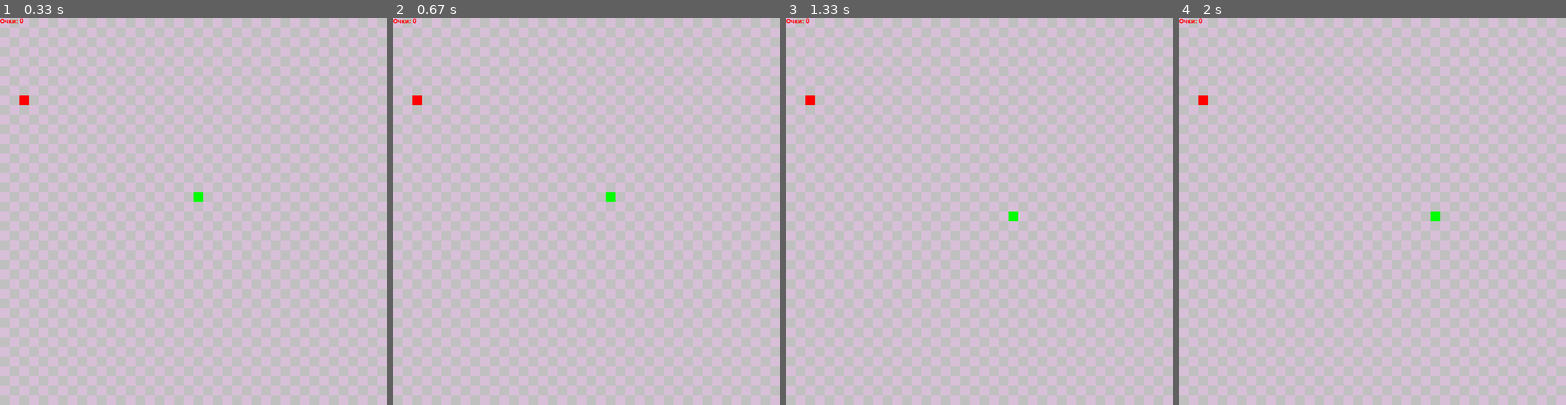
Above: before the commit, frames 1-4 (left to right).
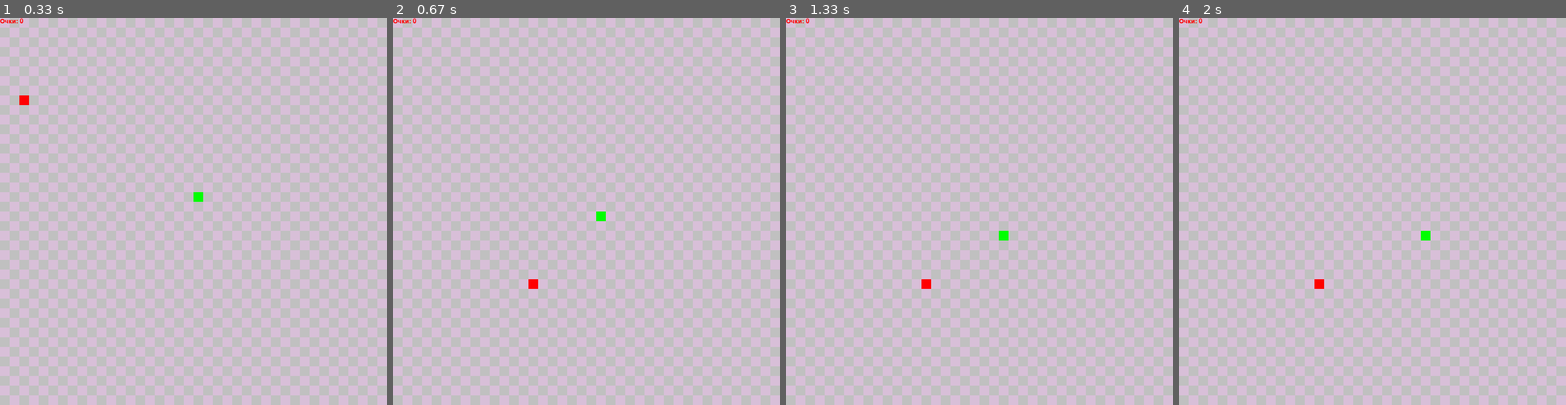
Above: after the commit, the same moments.

Repository: VladKorneev2329/pygame-snake
Game: pygame game, started from main.py
The game is run twice, just before and just after one commit, with the same random seed, the same clock (stepped at 60 frames per second) and the same inputs.
Inputs:
- Up to frame 1 (0.33 s): no input
- Up to frame 2 (0.67 s): hold R from 0.33 s (still down); hold Right from 0.33 s (still down)
- Up to frame 3 (1.33 s): release R at 0.8 s; release Right at 0.8 s; tap S at 0.83 s
- Up to frame 4 (2 s): hold Right 1.4-1.9 s; hold Up from 1.93 s (still down)

Frame 1 is identical in both runs. In frame 2, 0.2% of the frame differs, in the area x 5-58%, y 20-70%; in frame 3, 0.2%; in frame 4, 0.2%.

Commit message:
v1.1.0
При рестарте сбрасывается количество очков,
скорость и в рандомном месте появляется еда

Diff:
--- a/main.py
+++ b/main.py
@@ -1,5 +1,4 @@
 from sys import exit
-import time
 from random import randrange
 import pygame
 from colors import *
@@ -10,17 +9,26 @@
     Отслеживает нажатые клавиши
     :return: None
     """
-    global snake_directions, game_flag
+    global snake_directions, snake_x, snake_y, snake_body, snake_len, score, f, food_y, food_x
 
     for event in pygame.event.get():
         if event.type == pygame.QUIT:
             pygame.quit()
             exit()
-
-
     keys = pygame.key.get_pressed()
     if keys[pygame.K_ESCAPE]:
         pygame.quit()
+    if keys[pygame.K_r]:
+        f = False
+        score = 0
+        food_x = randrange(0, 39) * display_pixel
+        food_y = randrange(0, 39) * display_pixel
+        display_fps = 20
+        snake_len = 1
+        snake_body = []
+        snake_x = display_width // 2
+        snake_y = display_height // 2
+
     if keys[pygame.K_UP] or keys[pygame.K_w] and not snake_directions['direction_down']:
         snake_directions = {
             'direction_up': True,
@@ -51,7 +59,6 @@
         }
 
 
-
 display_size = display_width, display_height = 800, 800
 display_title = 'Snake'
 display_fps = 5
@@ -72,6 +79,8 @@
 
 food_x = randrange(0, 39) * display_pixel
 food_y = randrange(0, 39) * display_pixel
+
+score = 0
 
 pygame.init()
 display = pygame.display.set_mode(display_size)
@@ -113,20 +122,23 @@
         food_y = randrange(0, 39) * display_pixel
         display_fps += 1
         snake_len += 1
-        print('lvl {0}'.format(snake_len))
-    display.blit(pygame.font.SysFont(None, 20).render('Очки: {0}'.format(snake_len-1), True, color_red), (0, 0))
+        score += 10
+        print('lvl {0}'.format(score))
+    display.blit(pygame.font.SysFont(None, 20).render('Очки: {0}'.format(score), True, color_red), (0, 0))
     pygame.display.update()
-    snake_head = []
-    snake_head.append(snake_x)
-    snake_head.append(snake_y)
+    snake_head = [snake_x, snake_y]
     snake_body.append(snake_head)
     if len(snake_body) > snake_len:
         del snake_body[0]
     for snake_block in snake_body[:-1]:
         if snake_block == snake_head:
-            time.sleep(2)
-            pygame.quit()
-            exit()
+            f = True
+            while f:
+                display.blit(
+                    pygame.font.SysFont(None, 40).render('Нажмите r для рестарта, Esc для выхода', True, color_red),
+                    (display_width / 5, display_height / 2))
+                pygame.display.update()
+                check_event()
 
     for snake_block in snake_body:
         pygame.draw.rect(display, color_lime, (snake_block[0], snake_block[1], snake_width, snake_height))
--- /dev/null
+++ b/snake.py
@@ -0,0 +1,6 @@
+class Snake:
+
+    def __init__(self):
+
+
+    def move(self):
